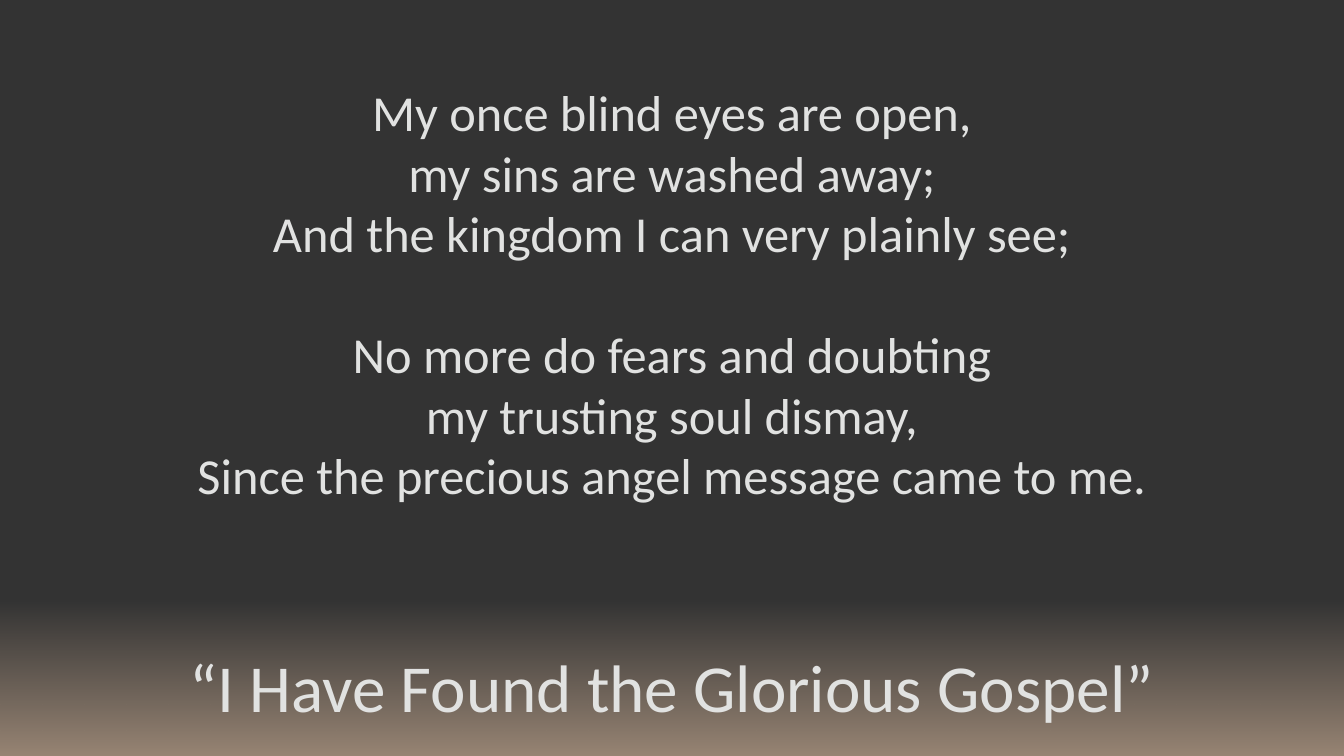
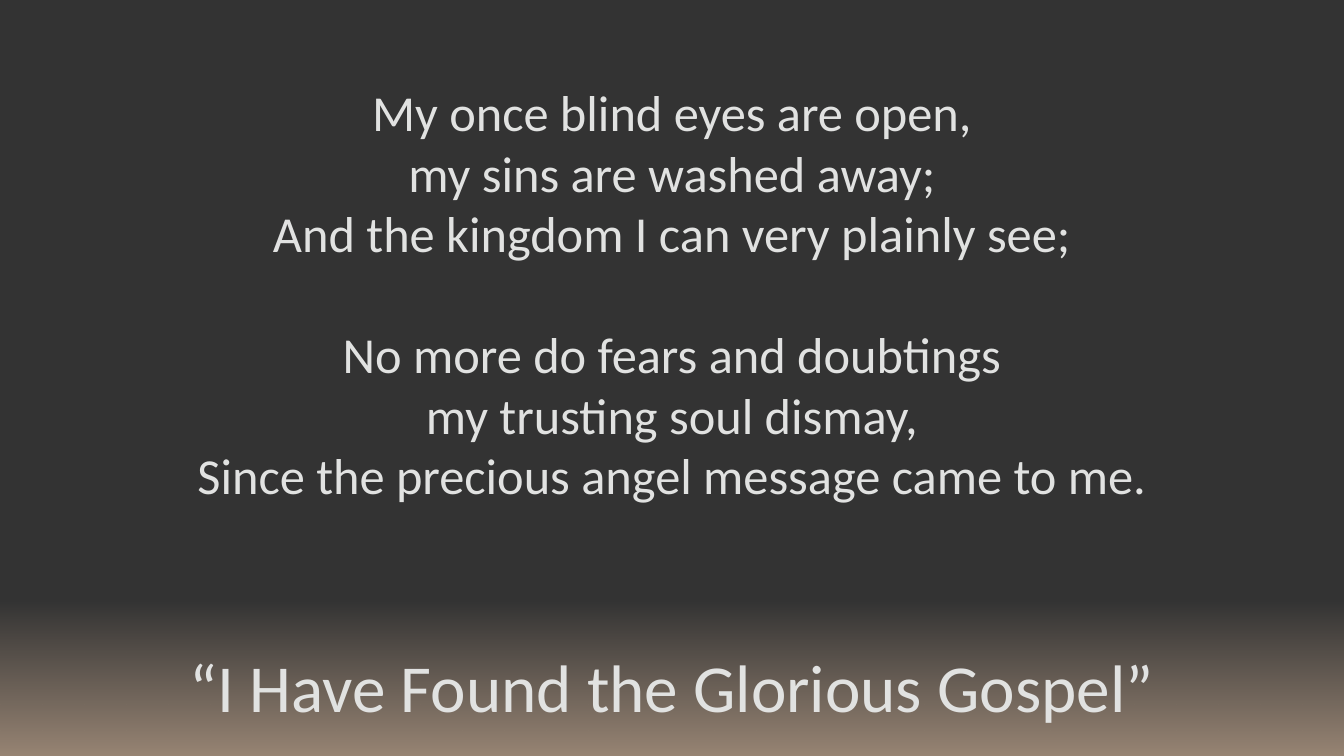
Before and after one commit to kevinmcmilian/ZarahemlaHymnPPTs, a slide deck: slide 5 of 284 - I Have Found the Glorious Gospel.pptx. Drawn at 1344x756 pixels with LibreOffice and Linux fonts; fonts in the diff are those of the drawing. Boxes give left, top, right and bottom in pixels: in the first picture for what was removed or moved away, otherwise in the second. Text is boxed around its words. In the diff, an @@ line names an element or a change of style, - is before the commit and + after.

```diff
--- a/284 - I Have Found the Glorious Gospel.pptx
+++ b/284 - I Have Found the Glorious Gospel.pptx
@@ text at [343,338,1001,382]: text changed @@
-No more do fears and doubting
+No more do fears and doubtings
```
Also in this commit, not shown: 1 other slide changed.
